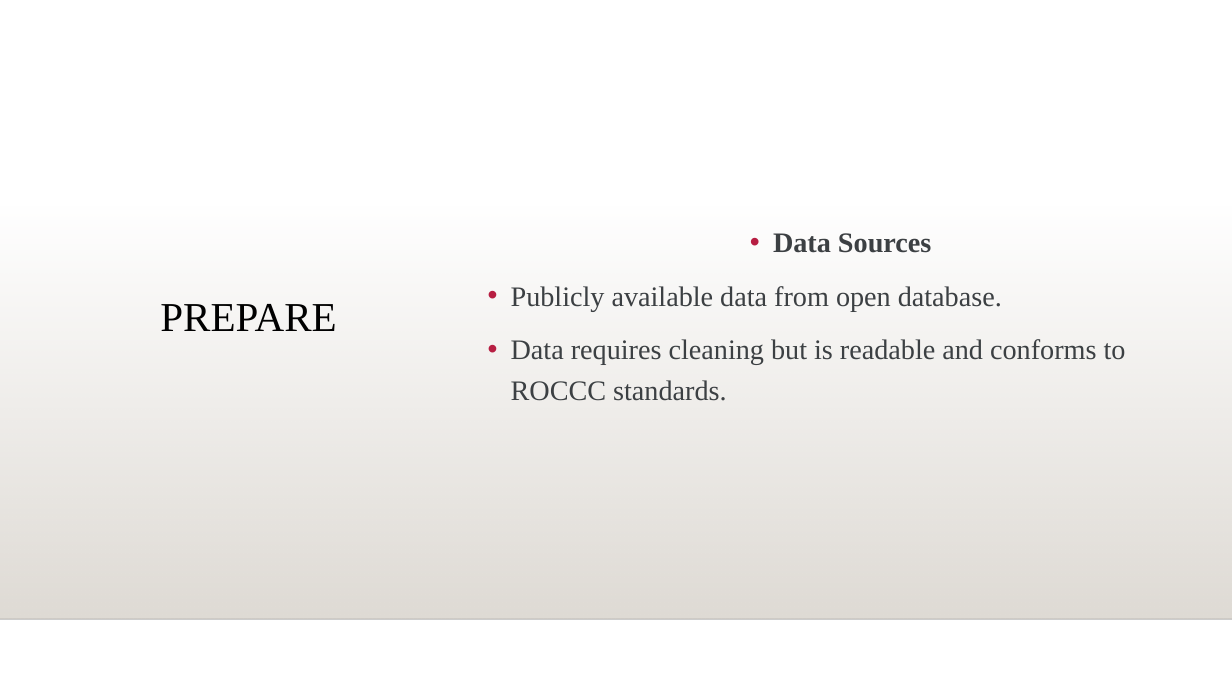
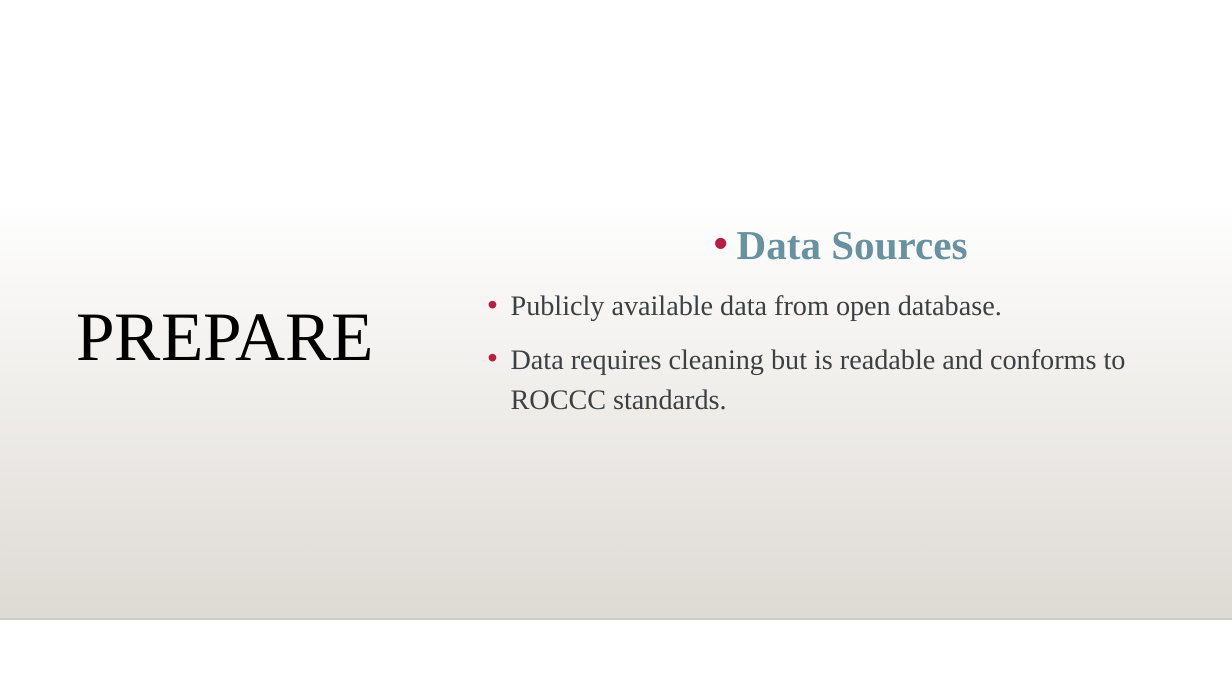
Before and after one commit to y4611676/Unanimous-Project, a slide deck: slide 5 of Analyze_project/Bike_Share/How_Does_a_Bike_Share_Navigate_Speedy_Success.pptx. Drawn at 1232x693 pixels with LibreOffice and Linux fonts; fonts in the diff are those of the drawing; background and template pictures are left out. Boxes give left, top, right and bottom in pixels: in the first picture for what was removed or moved away, otherwise in the second. Text is boxed around its words. In the diff, an @@ line names an element or a change of style, - is before the commit and + after.

```diff
--- a/Analyze_project/Bike_Share/How_Does_a_Bike_Share_Navigate_Speedy_Success.pptx
+++ b/Analyze_project/Bike_Share/How_Does_a_Bike_Share_Navigate_Speedy_Success.pptx
@@ text at <box>737,232,967,260</box>: size 22 to 32 pt, text colour #3C4043 to #6892A0 in "Data Sources" @@
@@ title "PREPARE": place and size @@
-title "PREPARE" at <box>160,304,336,331</box>
+title "PREPARE" at <box>76,314,374,360</box>
@@ title "PREPARE" at <box>76,314,374,360</box>: size 32 to 54 pt @@
```
Also in this commit, not shown: 13 other slides changed, 1 slide added, 3 other files.
